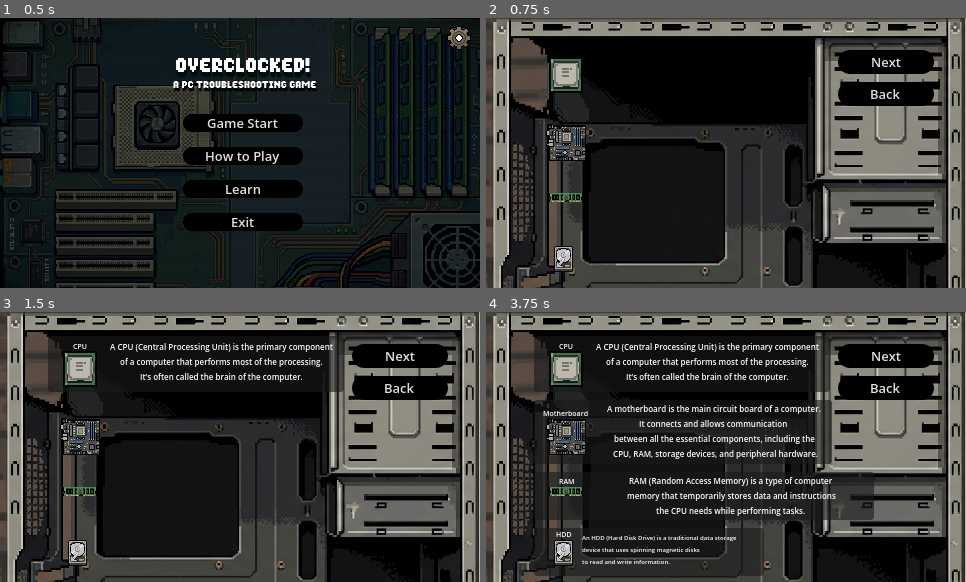
Above: before the commit, frames 1-4 (two rows, left to right).
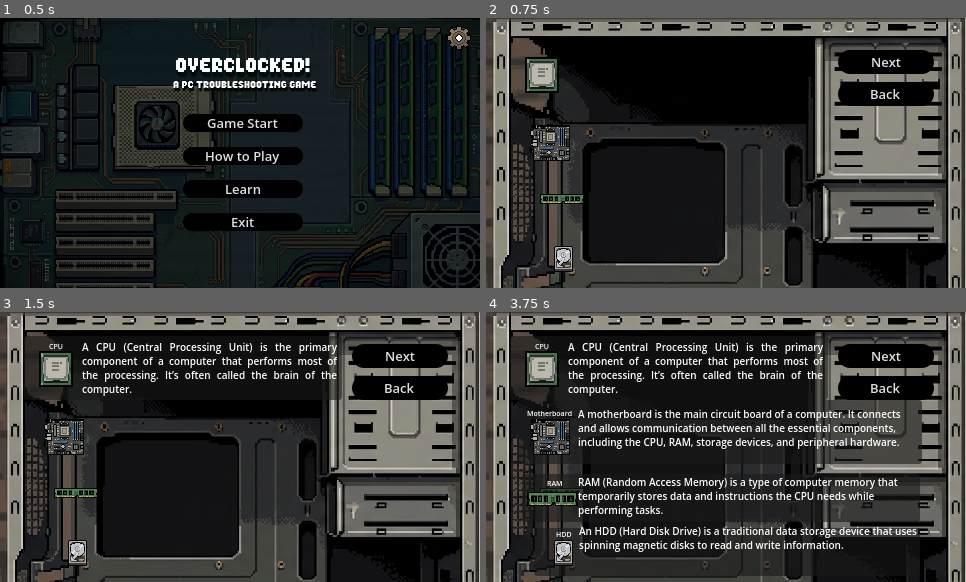
Above: after the commit, the same moments.

Repository: Raikosuu/Full-Tech-Panic_Public
Game: Godot game, scene res://scenes/main_menu.tscn
Two runs of this game, one before a commit and one after it. Both use one fixed random seed, a clock stepped at 60 frames per second and the inputs below.
Inputs (mouse positions are in pixels of both pictures, inside the frame that each line leads up to; where the layout moved, square brackets give the same spot in the first picture):
- Up to frame 1 (0.5 s): no input
- Up to frame 2 (0.75 s): click "Learn" at 0.5 s
- Up to frame 3 (1.5 s): click (57, 368) [81, 368] at 1.25 s
- Up to frame 4 (3.75 s): click (548, 436) [567, 436] at 2 s; click (562, 492) [567, 492] at 2.75 s; click (562, 552) at 3.5 s

Frame 1 is identical in both runs. In frame 2, 2.9% of the frame differs, in the area x 8-21%, y 14-69%; in frame 3, 6.7%; in frame 4, 23%, in the area x 5-91%, y 8-98%.

Commit message:
adjust text

Diff:
--- a/learn/scenes/learn.tscn
+++ b/learn/scenes/learn.tscn
@@ -158,9 +158,9 @@
 
 [node name="cpu" type="Button" parent="." unique_id=476242580]
 layout_mode = 0
-offset_left = 56.0
+offset_left = 32.0
 offset_top = 32.0
-offset_right = 106.0
+offset_right = 82.0
 offset_bottom = 82.0
 theme_override_styles/normal = SubResource("StyleBoxFlat_nneaa")
 theme_override_styles/pressed = SubResource("StyleBoxFlat_i4i7y")
@@ -172,9 +172,9 @@
 
 [node name="mobo" type="Button" parent="." unique_id=1169366437]
 layout_mode = 0
-offset_left = 56.0
+offset_left = 40.0
 offset_top = 101.0
-offset_right = 104.0
+offset_right = 88.0
 offset_bottom = 149.0
 theme_override_styles/normal = SubResource("StyleBoxFlat_mvlxx")
 theme_override_styles/pressed = SubResource("StyleBoxFlat_3fsor")
@@ -186,10 +186,11 @@
 
 [node name="ram" type="Button" parent="." unique_id=981928775]
 layout_mode = 0
-offset_left = 56.0
-offset_top = 156.0
-offset_right = 104.0
-offset_bottom = 204.0
+offset_left = 44.0
+offset_top = 158.0
+offset_right = 92.0
+offset_bottom = 206.0
+scale = Vector2(1.3316402, 0.98202676)
 icon = ExtResource("4_72gof")
 flat = true
 expand_icon = true
@@ -211,10 +212,10 @@
 
 [node name="cpupanel" type="Panel" parent="." unique_id=1135476454]
 layout_mode = 0
-offset_left = 48.0
+offset_left = 24.0
 offset_top = 24.0
-offset_right = 344.0
-offset_bottom = 80.0
+offset_right = 342.0
+offset_bottom = 88.0
 
 [node name="name" type="Label" parent="cpupanel" unique_id=2094578582]
 layout_mode = 0
@@ -240,29 +241,27 @@
 flat = true
 expand_icon = true
 
-[node name="desc" type="Label" parent="cpupanel" unique_id=747280695]
+[node name="desc" type="RichTextLabel" parent="cpupanel" unique_id=642873909]
 layout_mode = 1
 anchors_preset = 15
 anchor_right = 1.0
 anchor_bottom = 1.0
-offset_left = 53.0
-offset_top = -2.0
-offset_right = -2.0
-offset_bottom = -1.0
-grow_horizontal = 2
-grow_vertical = 2
-theme_override_font_sizes/font_size = 8
-text = "A CPU (Central Processing Unit) is the primary component
-of a computer that performs most of the processing.
-It’s often called the brain of the computer."
-horizontal_alignment = 1
+offset_left = 58.0
+offset_top = -8.0
+offset_right = -5.0
+offset_bottom = 8.0
+grow_horizontal = 2
+grow_vertical = 2
+theme_override_font_sizes/normal_font_size = 10
+text = "A CPU (Central Processing Unit) is the primary component of a computer that performs most of the processing. It’s often called the brain of the computer."
+horizontal_alignment = 3
 vertical_alignment = 1
 
 [node name="mobopanel" type="Panel" parent="." unique_id=1546109233]
 layout_mode = 0
-offset_left = 48.0
+offset_left = 32.0
 offset_top = 88.0
-offset_right = 346.0
+offset_right = 436.0
 offset_bottom = 152.0
 
 [node name="name" type="Label" parent="mobopanel" unique_id=1801595347]
@@ -289,31 +288,25 @@
 flat = true
 expand_icon = true
 
-[node name="desc" type="Label" parent="mobopanel" unique_id=565727626]
+[node name="desc" type="RichTextLabel" parent="mobopanel" unique_id=1842664976]
 layout_mode = 1
 anchors_preset = 15
 anchor_right = 1.0
 anchor_bottom = 1.0
-offset_left = 66.0
+offset_left = 60.0
 offset_top = 7.0
-offset_right = -2.0
-offset_bottom = -7.5
-grow_horizontal = 2
-grow_vertical = 2
-theme_override_font_sizes/font_size = 8
-text = "A motherboard is the main circuit board of a computer.
-It connects and allows communication
-between all the essential components, including the
- CPU, RAM, storage devices, and peripheral hardware."
-horizontal_alignment = 1
-vertical_alignment = 1
+offset_right = -4.0
+grow_horizontal = 2
+grow_vertical = 2
+theme_override_font_sizes/normal_font_size = 10
+text = "A motherboard is the main circuit board of a computer. It connects and allows communication between all the essential components, including the CPU, RAM, storage devices, and peripheral hardware."
 
 [node name="rampanel" type="Panel" parent="." unique_id=827803635]
 layout_mode = 0
-offset_left = 48.0
-offset_top = 160.0
-offset_right = 388.0
-offset_bottom = 208.0
+offset_left = 36.0
+offset_top = 162.0
+offset_right = 434.0
+offset_bottom = 210.0
 
 [node name="name" type="Label" parent="rampanel" unique_id=1233809118]
 layout_mode = 0
@@ -328,9 +321,10 @@
 
 [node name="ram" type="Button" parent="rampanel" unique_id=1950836943]
 layout_mode = 0
-offset_left = 12.0
-offset_right = 52.0
-offset_bottom = 40.0
+offset_top = -2.9999998
+offset_right = 40.0
+offset_bottom = 37.0
+scale = Vector2(1.5206392, 1.4466861)
 theme_override_styles/normal = SubResource("StyleBoxFlat_inu54")
 theme_override_styles/pressed = SubResource("StyleBoxFlat_6shjb")
 theme_override_styles/hover = SubResource("StyleBoxFlat_br01d")
@@ -338,27 +332,25 @@
 flat = true
 expand_icon = true
 
-[node name="desc" type="Label" parent="rampanel" unique_id=138615525]
+[node name="desc" type="RichTextLabel" parent="rampanel" unique_id=2002235490]
 layout_mode = 1
 anchors_preset = 15
 anchor_right = 1.0
 anchor_bottom = 1.0
-offset_left = 59.0
-offset_right = -4.0
-grow_horizontal = 2
-grow_vertical = 2
-theme_override_font_sizes/font_size = 8
-text = "RAM (Random Access Memory) is a type of computer
-memory that temporarily stores data and instructions
-the CPU needs while performing tasks."
-horizontal_alignment = 1
-vertical_alignment = 1
+offset_left = 56.0
+offset_top = 1.0
+offset_right = -3.0
+offset_bottom = -2.0
+grow_horizontal = 2
+grow_vertical = 2
+theme_override_font_sizes/normal_font_size = 10
+text = "RAM (Random Access Memory) is a type of computer memory that temporarily stores data and instructions the CPU needs while performing tasks."
 
 [node name="hddpanel" type="Panel" parent="." unique_id=1482285292]
 layout_mode = 0
 offset_left = 48.0
 offset_top = 216.0
-offset_right = 278.0
+offset_right = 434.0
 offset_bottom = 264.0
 
 [node name="name" type="Label" parent="hddpanel" unique_id=2041077787]
@@ -385,16 +377,18 @@
 flat = true
 expand_icon = true
 
-[node name="desc" type="Label" parent="hddpanel" unique_id=1070880101]
-layout_mode = 0
-offset_left = 48.0
-offset_top = 5.0
-offset_right = 218.0
-offset_bottom = 38.0
-theme_override_font_sizes/font_size = 6
-text = "An HDD (Hard Disk Drive) is a traditional data storage
-device that uses spinning magnetic disks
-to read and write information."
+[node name="desc" type="RichTextLabel" parent="hddpanel" unique_id=1345920898]
+layout_mode = 1
+anchors_preset = 15
+anchor_right = 1.0
+anchor_bottom = 1.0
+offset_left = 45.0
+offset_top = -4.5
+offset_bottom = 4.5
+grow_horizontal = 2
+grow_vertical = 2
+theme_override_font_sizes/normal_font_size = 10
+text = "An HDD (Hard Disk Drive) is a traditional data storage device that uses spinning magnetic disks to read and write information."
 
 [node name="Next" type="Button" parent="." unique_id=1863224258]
 layout_mode = 0
--- /dev/null
+++ b/learn/scenes/newLearn.tscn
@@ -0,0 +1,91 @@
+[gd_scene format=3 uid="uid://cxf30cds67xy"]
+
+[ext_resource type="Texture2D" uid="uid://o3tex6mopcqn" path="res://learn/graphics/bg.png" id="1_m4rox"]
+[ext_resource type="Texture2D" uid="uid://boifqkrwyex5g" path="res://learn/graphics/cpu.png" id="2_vlvwg"]
+
+[sub_resource type="StyleBoxTexture" id="StyleBoxTexture_tepo0"]
+texture = ExtResource("1_m4rox")
+
+[node name="NewLearn" type="Control" unique_id=1460444270]
+layout_mode = 3
+anchors_preset = 15
+anchor_right = 1.0
+anchor_bottom = 1.0
+grow_horizontal = 2
+grow_vertical = 2
+
+[node name="Bg" type="Panel" parent="." unique_id=467514537]
+layout_mode = 1
+anchors_preset = 15
+anchor_right = 1.0
+anchor_bottom = 1.0
+offset_left = -126.0
+offset_top = -71.0
+offset_right = 21.708313
+offset_bottom = 52.0
+grow_horizontal = 2
+grow_vertical = 2
+theme_override_styles/panel = SubResource("StyleBoxTexture_tepo0")
+
+[node name="VBoxContainer" type="VBoxContainer" parent="." unique_id=959318667]
+layout_mode = 0
+offset_left = 51.0
+offset_right = 222.0
+offset_bottom = 270.0
+
+[node name="HBoxContainer" type="HBoxContainer" parent="VBoxContainer" unique_id=1444881022]
+layout_mode = 2
+
+[node name="Button" type="TextureButton" parent="VBoxContainer/HBoxContainer" unique_id=1310644735]
+custom_minimum_size = Vector2(50, 50)
+layout_mode = 2
+action_mode = 0
+texture_normal = ExtResource("2_vlvwg")
+stretch_mode = 5
+
+[node name="Button2" type="RichTextLabel" parent="VBoxContainer/HBoxContainer" unique_id=712431502]
+layout_mode = 2
+bbcode_enabled = true
+text = "hello"
+fit_content = true
+scroll_active = false
+autowrap_trim_flags = 0
+visible_characters = 0
+visible_ratio = 0.0
+
+[node name="HBoxContainer2" type="HBoxContainer" parent="VBoxContainer" unique_id=1060683096]
+layout_mode = 2
+
+[node name="Button" type="TextureButton" parent="VBoxContainer/HBoxContainer2" unique_id=1095053636]
+layout_mode = 2
+texture_normal = ExtResource("2_vlvwg")
+
+[node name="Button2" type="Button" parent="VBoxContainer/HBoxContainer2" unique_id=868889955]
+layout_mode = 2
+text = "hello"
+
+[node name="HBoxContainer3" type="HBoxContainer" parent="VBoxContainer" unique_id=1071448450]
+layout_mode = 2
+
+[node name="Button" type="TextureButton" parent="VBoxContainer/HBoxContainer3" unique_id=773725334]
+layout_mode = 2
+texture_normal = ExtResource("2_vlvwg")
+
+[node name="Button2" type="Button" parent="VBoxContainer/HBoxContainer3" unique_id=1089556087]
+layout_mode = 2
+text = "hello"
+
+[node name="HBoxContainer4" type="HBoxContainer" parent="VBoxContainer" unique_id=1770150033]
+layout_mode = 2
+
+[node name="Button" type="TextureButton" parent="VBoxContainer/HBoxContainer4" unique_id=1944668498]
+layout_mode = 2
+texture_normal = ExtResource("2_vlvwg")
+
+[node name="Button2" type="Button" parent="VBoxContainer/HBoxContainer4" unique_id=1666108047]
+layout_mode = 2
+text = "hello"
+
+[node name="Button" type="Button" parent="VBoxContainer" unique_id=381911583]
+layout_mode = 2
+text = "hello"
